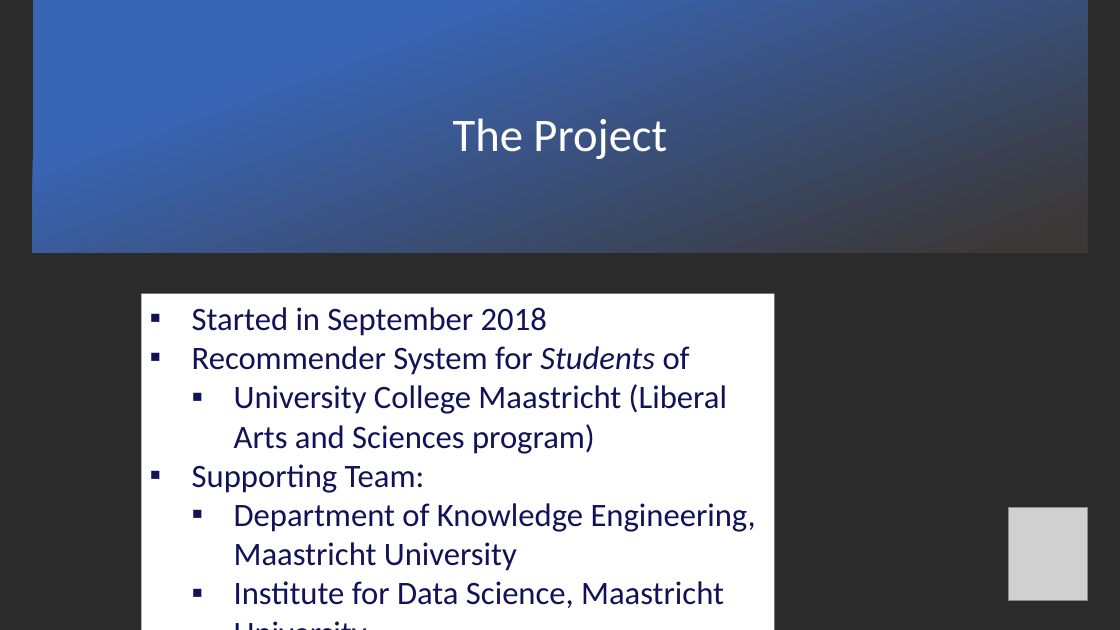
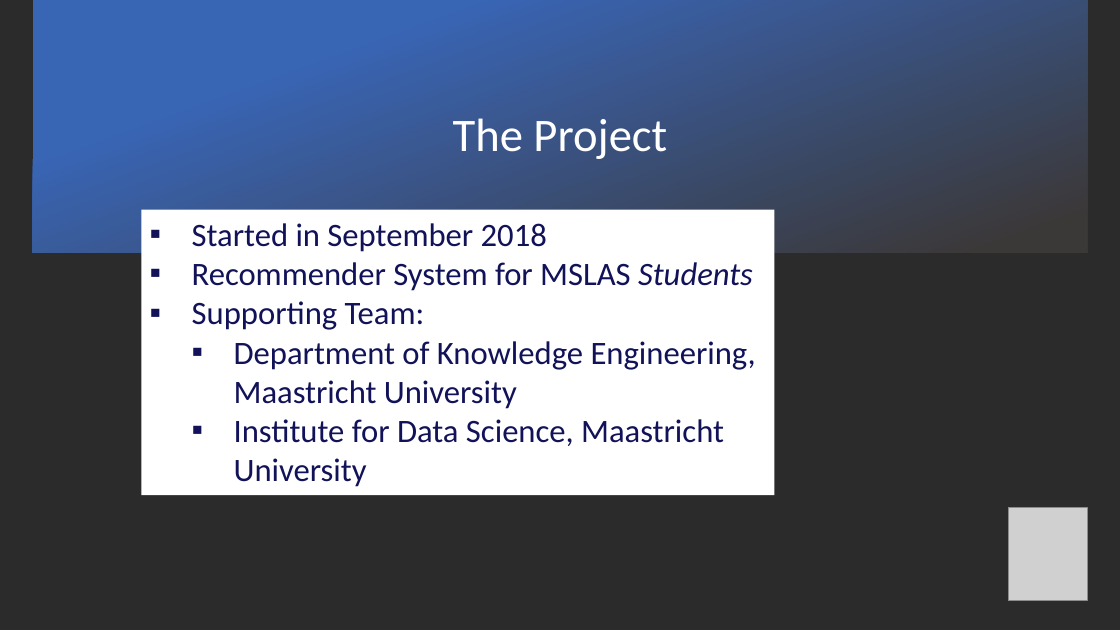
Before and after one commit to DARS-UM/DARS, a slide deck: slide 5 of Output/Communication Material/DARS- presentation 22-03-2019.pptx. Drawn at 1120x630 pixels with LibreOffice and Linux fonts; fonts in the diff are those of the drawing; grey boxes stand for pictures; background and template pictures are left out; a plain dark background stands for a picture behind light text. Boxes give left, top, right and bottom in pixels: in the first picture for what was removed or moved away, otherwise in the second. Text is boxed around its words. In the diff, an @@ line names an element or a change of style, - is before the commit and + after.

```diff
--- a/Output/Communication Material/DARS- presentation 22-03-2019.pptx
+++ b/Output/Communication Material/DARS- presentation 22-03-2019.pptx
@@ rectangle "Started in September 2018": place and size @@
-rectangle "Started in September 2018" at (141, 294, 775, 630)
+rectangle "Started in September 2018" at (141, 210, 775, 496)
@@ text in rectangle at (192, 262, 753, 291): text changed @@
-▪ Recommender System for Students of
-  ▪ University College Maastricht (Liberal Arts and Sciences program)
+▪ Recommender System for MSLAS Students
```
Also in this commit, not shown: 3 other slides changed, 1 slide added, 1 slide removed, 12 other files.
